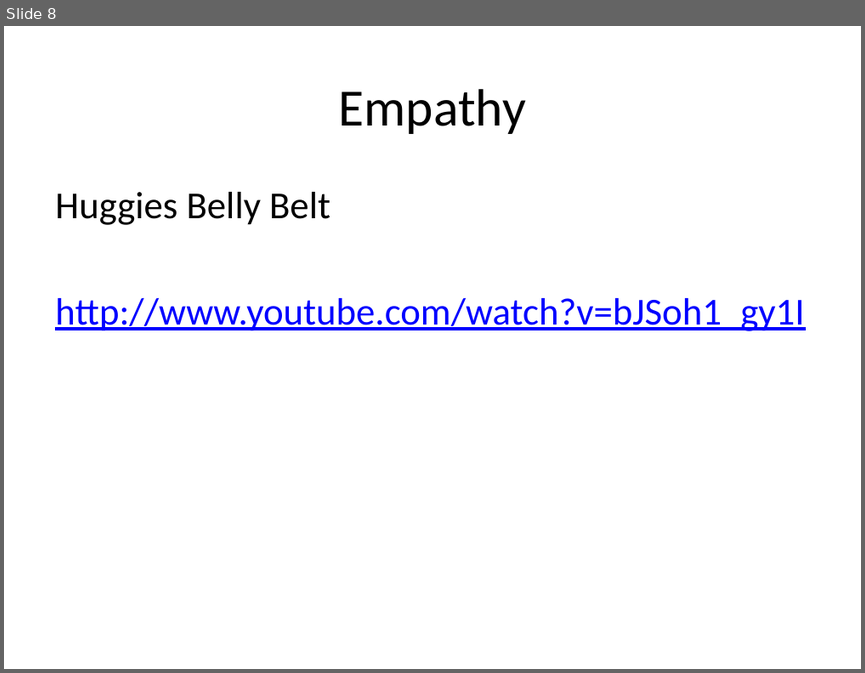
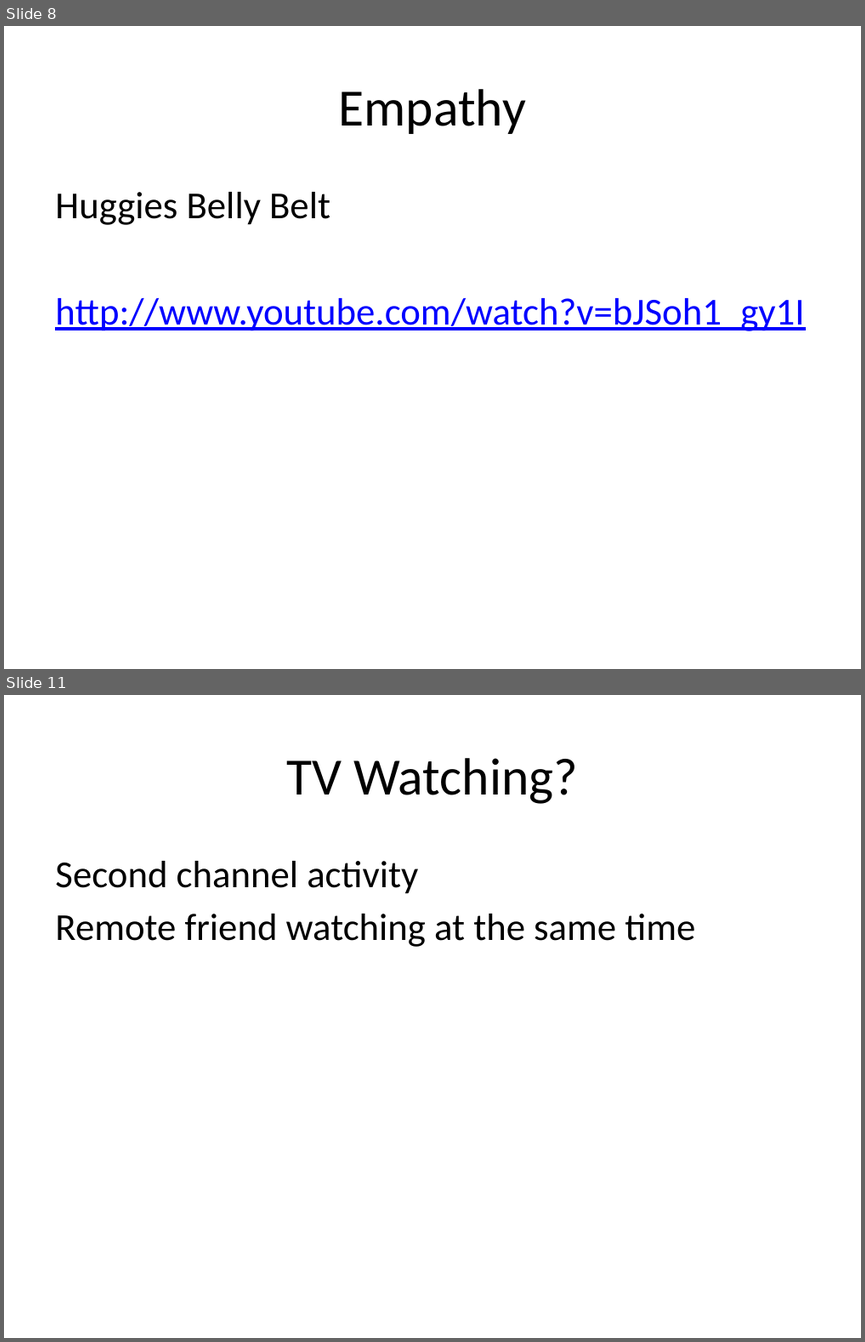
Before and after one commit to TitoAlfaro/PhDThesis, a slide deck: Presentations/Digital Synesthesia Scenarios.pptx. Shown one above the other, each under a label of ours: slide 8 before the commit, slides 8 and 11 after it; the slides between them are not shown. The pictures are 865x673 and 865x1342 pixels, drawn with LibreOffice and Linux fonts; fonts in the diff are those of the drawing. Boxes give left, top, right and bottom in pixels: in the first picture for what was removed or moved away, otherwise in the second. Text is boxed around its words. In the diff, an @@ line names an element or a change of style, - is before the commit and + after.

```diff
--- a/Presentations/Digital Synesthesia Scenarios.pptx
+++ b/Presentations/Digital Synesthesia Scenarios.pptx
@@ slide 11 added at bbox=[4, 695, 861, 1338], background #FFFFFF @@
@@ title added at bbox=[286, 758, 578, 804], 44 pt, text #000000 @@
+TV Watching?
@@ text added at bbox=[55, 861, 695, 947], 32 pt, text #000000 @@
+Second channel activity
+Remote friend watching at the same time
```
Also in this commit, not shown: 3 other slides added, 3 other files.
